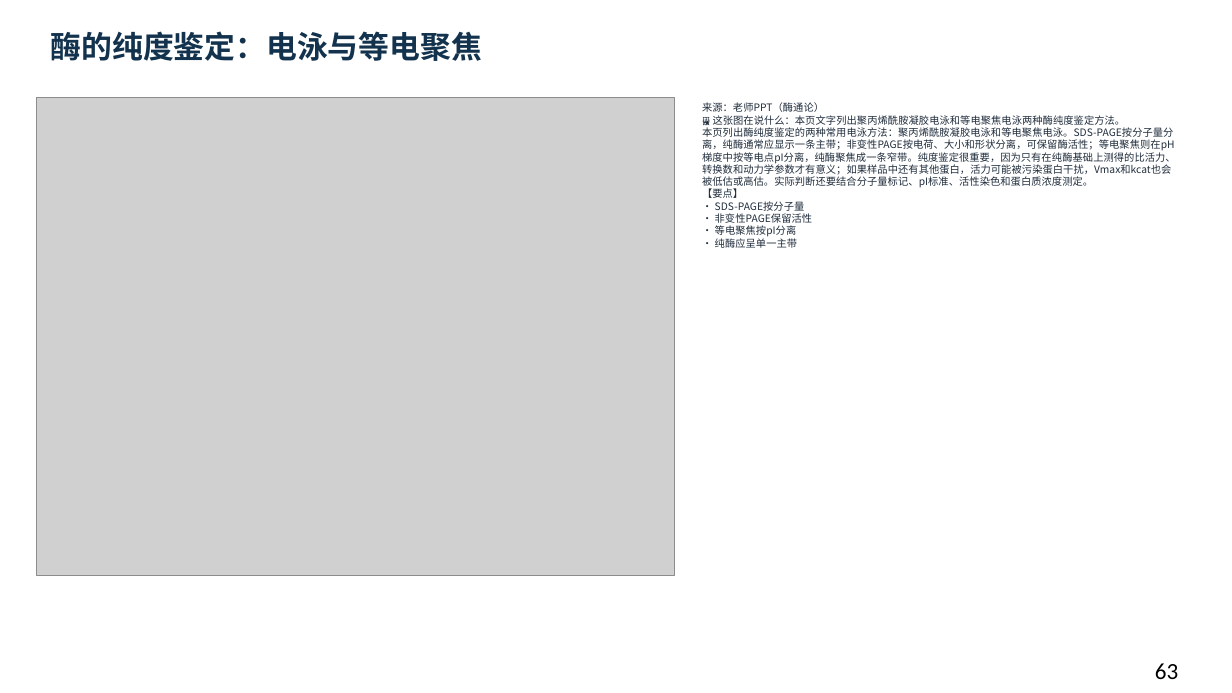
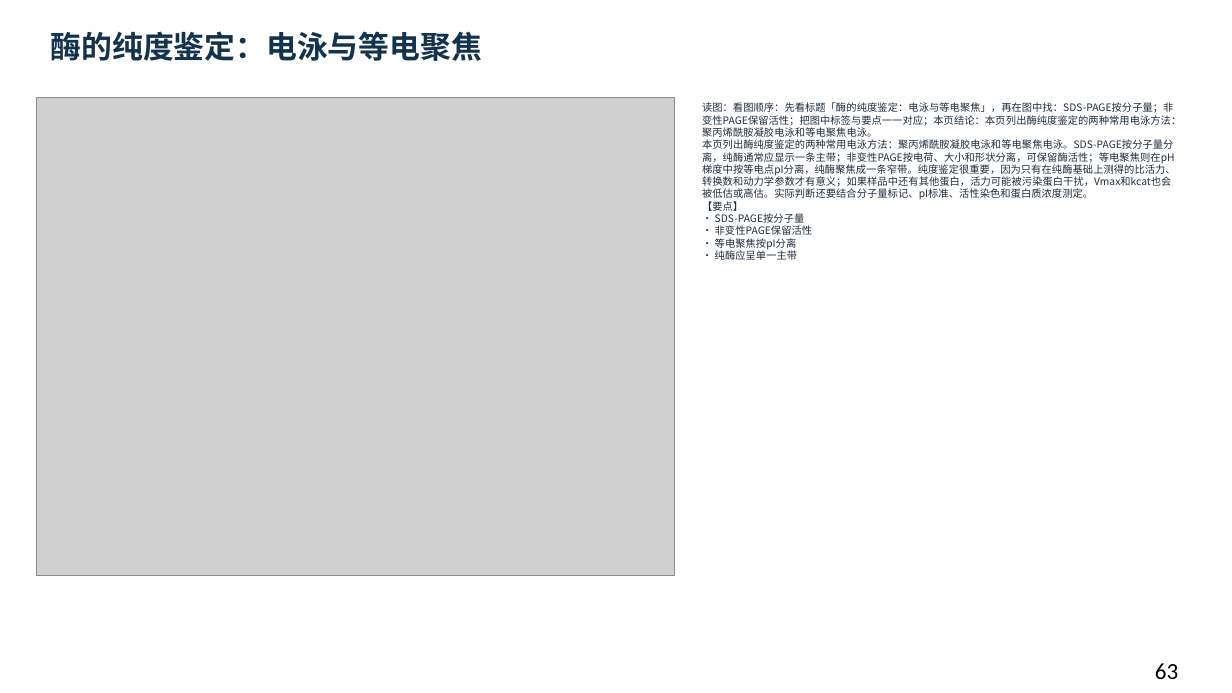
Before and after one commit to newkan-li/Biochemistry, a slide deck: slide 63 of downloads/bc06-ai-style.pptx. Drawn at 1232x693 pixels with LibreOffice and Linux fonts; fonts in the diff are those of the drawing; grey boxes stand for pictures. Boxes give left, top, right and bottom in pixels: in the first picture for what was removed or moved away, otherwise in the second. Text is boxed around its words. In the diff, an @@ line names an element or a change of style, - is before the commit and + after.

```diff
--- a/downloads/bc06-ai-style.pptx
+++ b/downloads/bc06-ai-style.pptx
@@ text at [702,102,1181,260]: text changed @@
-来源：老师PPT（酶通论）
-🖼 这张图在说什么：本页文字列出聚丙烯酰胺凝胶电泳和等电聚焦电泳两种酶纯度鉴定方法。
-本页列出酶纯度鉴定的两种常用电泳方法：聚丙烯酰胺凝胶电泳和等电聚焦电泳。SDS-PAGE按分子量分离，纯酶通常应显示一条主带；非变性PAGE按电荷、大小和形状分离，可保留酶活性；等电聚焦则在pH梯度中按等电点pI分离，纯酶聚焦成一条窄带。纯度鉴定很重要，因为只有在纯酶基础上测得的比活力、转换数和动力学参数才有意义；如果样品中还有其他蛋白，活力可能被污染蛋白干扰，Vmax和kcat也会被低估或高估。实际判断还要结合分子量标记、pI标准、活性染色和蛋白质浓度测定。
-【要点】
-• SDS-PAGE按分子量
-• 非变性PAGE保留活性
-• 等电聚焦按pI分离
-• 纯酶应呈单一主带
+读图：看图顺序：先看标题「酶的纯度鉴定：电泳与等电聚焦」，再在图中找：SDS-PAGE按分子量；非变性PAGE保留活性；把图中标签与要点一一对应；本页结论：本页列出酶纯度鉴定的两种常用电泳方法：聚丙烯酰胺凝胶电泳和等电聚焦电泳。
+本页列出酶纯度鉴定的两种常用电泳方法：聚丙烯酰胺凝胶电泳和等电聚焦电泳。SDS-PAGE按分子量分离，纯酶通常应显示一条主带；非变性PAGE按电荷、大小和形状分离，可保留酶活性；等电聚焦则在pH梯度中按等电点pI分离，纯酶聚焦成一条窄带。纯度鉴定很重要，因为只有在纯酶基础上测得的比活力、转换数和动力学参数才有意义；如果样品中还有其他蛋白，活力可能被污染蛋白干扰，Vmax和kcat也会被低估或高估。实际判断还要结合分子量标记、pI标准、活性染色和蛋白质浓度测定。
+【要点】
+• SDS-PAGE按分子量
+• 非变性PAGE保留活性
+• 等电聚焦按pI分离
+• 纯酶应呈单一主带
```
Also in this commit, not shown: 151 other slides changed, 5 other files.
